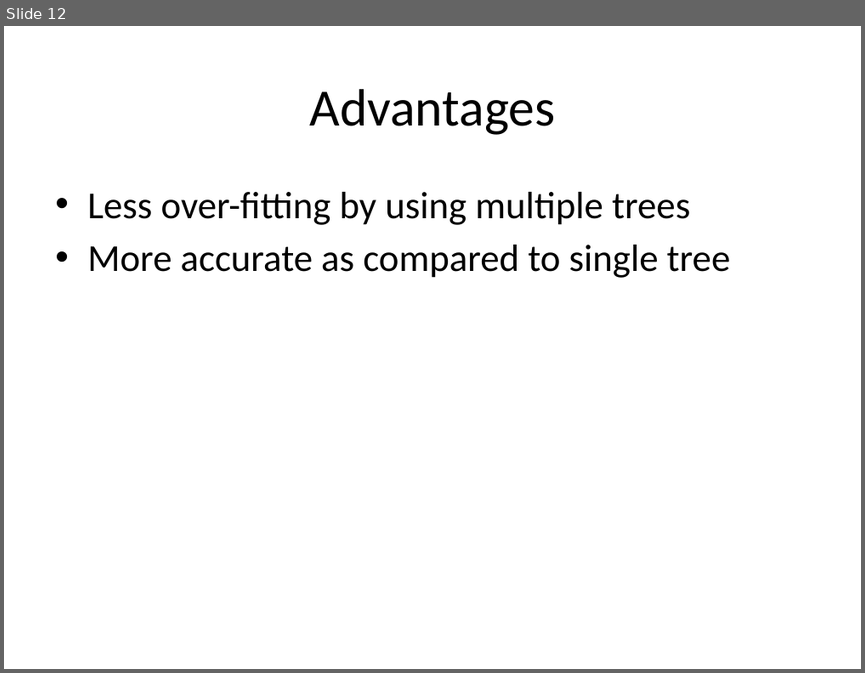
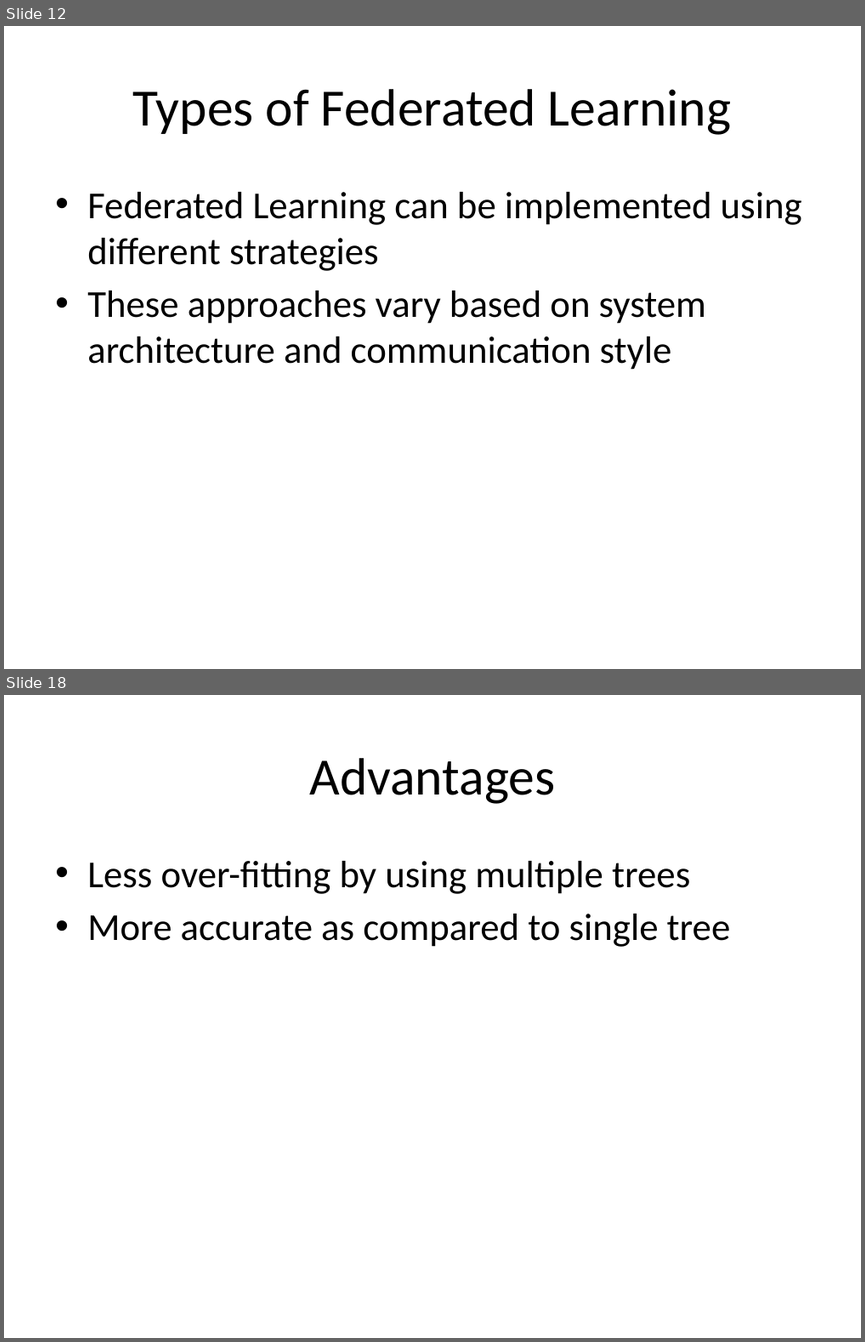
Before and after one commit to look4pritam/FederatedLearning, a slide deck: Presentations/FederatedLearning.pptx. Shown one above the other, each under a label of ours: slide 12 before the commit, slides 12 and 18 after it; the slides between them are not shown. The pictures are 865x673 and 865x1342 pixels, drawn with LibreOffice and Linux fonts; fonts in the diff are those of the drawing. Boxes give left, top, right and bottom in pixels: in the first picture for what was removed or moved away, otherwise in the second. Text is boxed around its words. In the diff, an @@ line names an element or a change of style, - is before the commit and + after.

```diff
--- a/Presentations/FederatedLearning.pptx
+++ b/Presentations/FederatedLearning.pptx
@@ slide 12 added at (x1=4, y1=26, x2=861, y2=669), background #FFFFFF @@
@@ title added at (x1=133, y1=89, x2=731, y2=135), 44 pt, text #000000 @@
+Types of Federated Learning
@@ text added at (x1=87, y1=192, x2=802, y2=369), 32 pt, text #000000 @@
+• Federated Learning can be implemented using different strategies
+• These approaches vary based on system architecture and communication style
@@ what was slide 12 is now slide 18 @@
```
Also in this commit, not shown: 3 slides changed, 5 other slides added.
